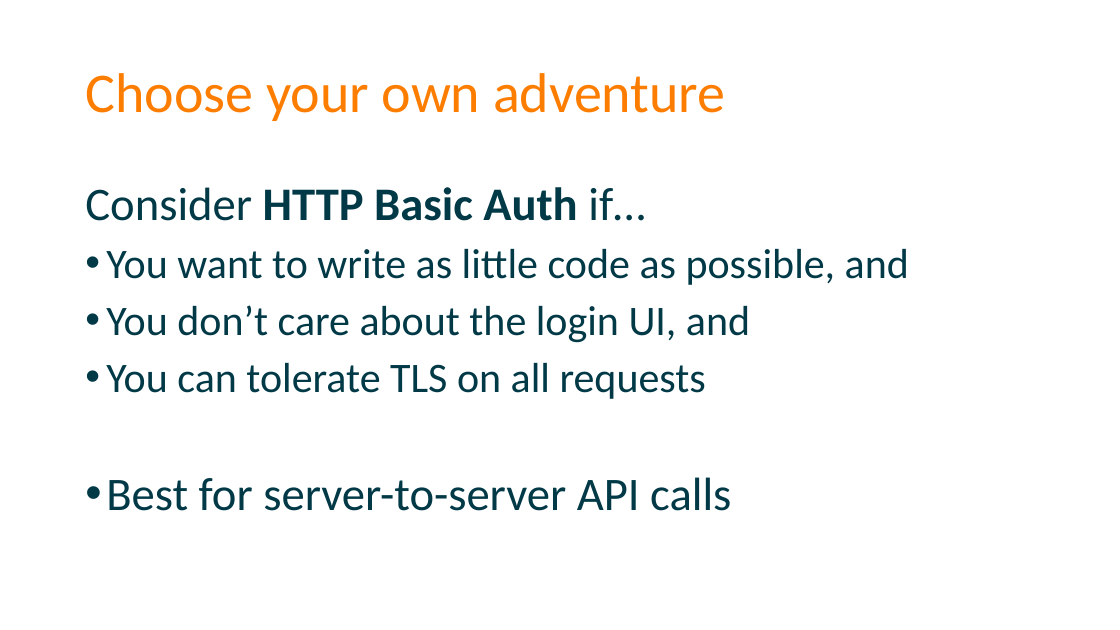
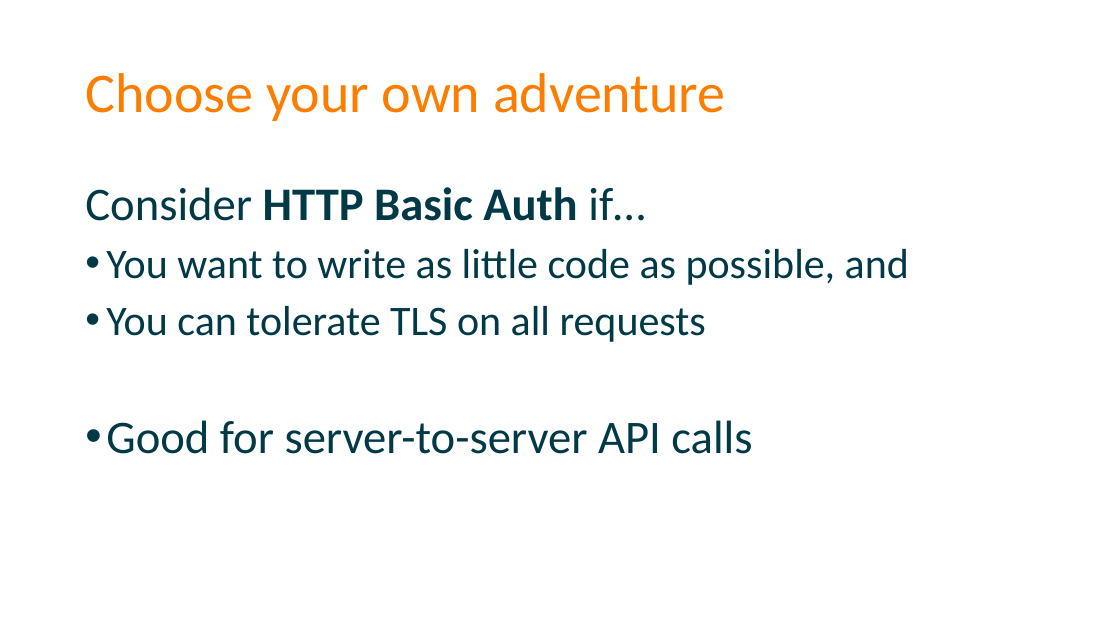
Before and after one commit to spetryjohnson/Securing-Your-API-Endpoints, a slide deck: slide 59 of Securing Your API Endpoints.pptx (slide 68 before the commit). Drawn at 1120x630 pixels with LibreOffice and Linux fonts; fonts in the diff are those of the drawing. Boxes give left, top, right and bottom in pixels: in the first picture for what was removed or moved away, otherwise in the second. Text is boxed around its words. In the diff, an @@ line names an element or a change of style, - is before the commit and + after.

```diff
--- a/Securing Your API Endpoints.pptx
+++ b/Securing Your API Endpoints.pptx
@@ text at (x1=106, y1=305, x2=750, y2=343): paragraph removed @@
-• You don’t care about the login UI, and
@@ text at (x1=106, y1=420, x2=752, y2=454): text changed @@
-• Best for server-to-server API calls
+• Good for server-to-server API calls
```
Also in this commit, not shown: 3 other slides changed, 8 slides added, 16 slides removed, 3 other files.
